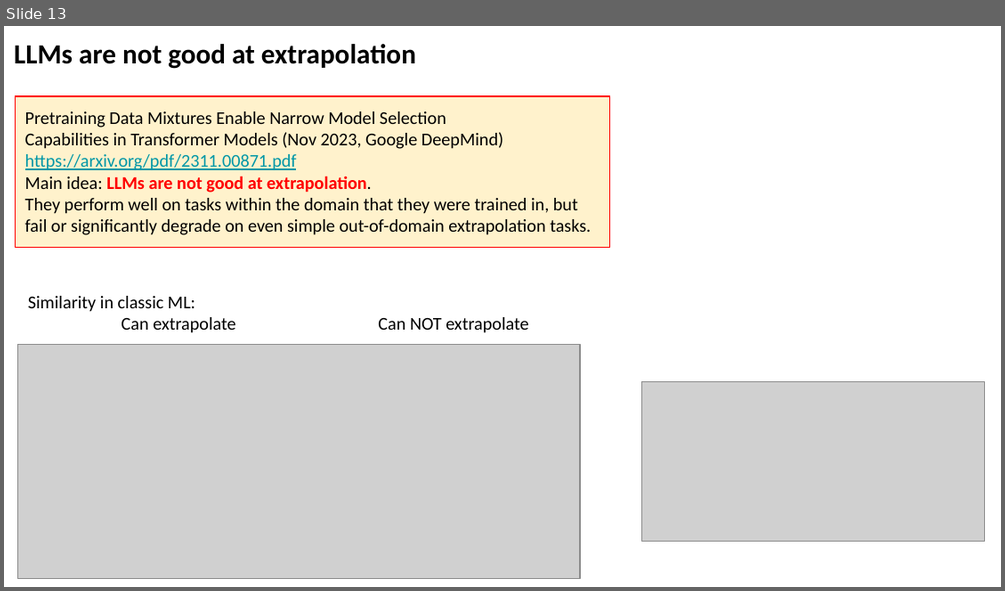
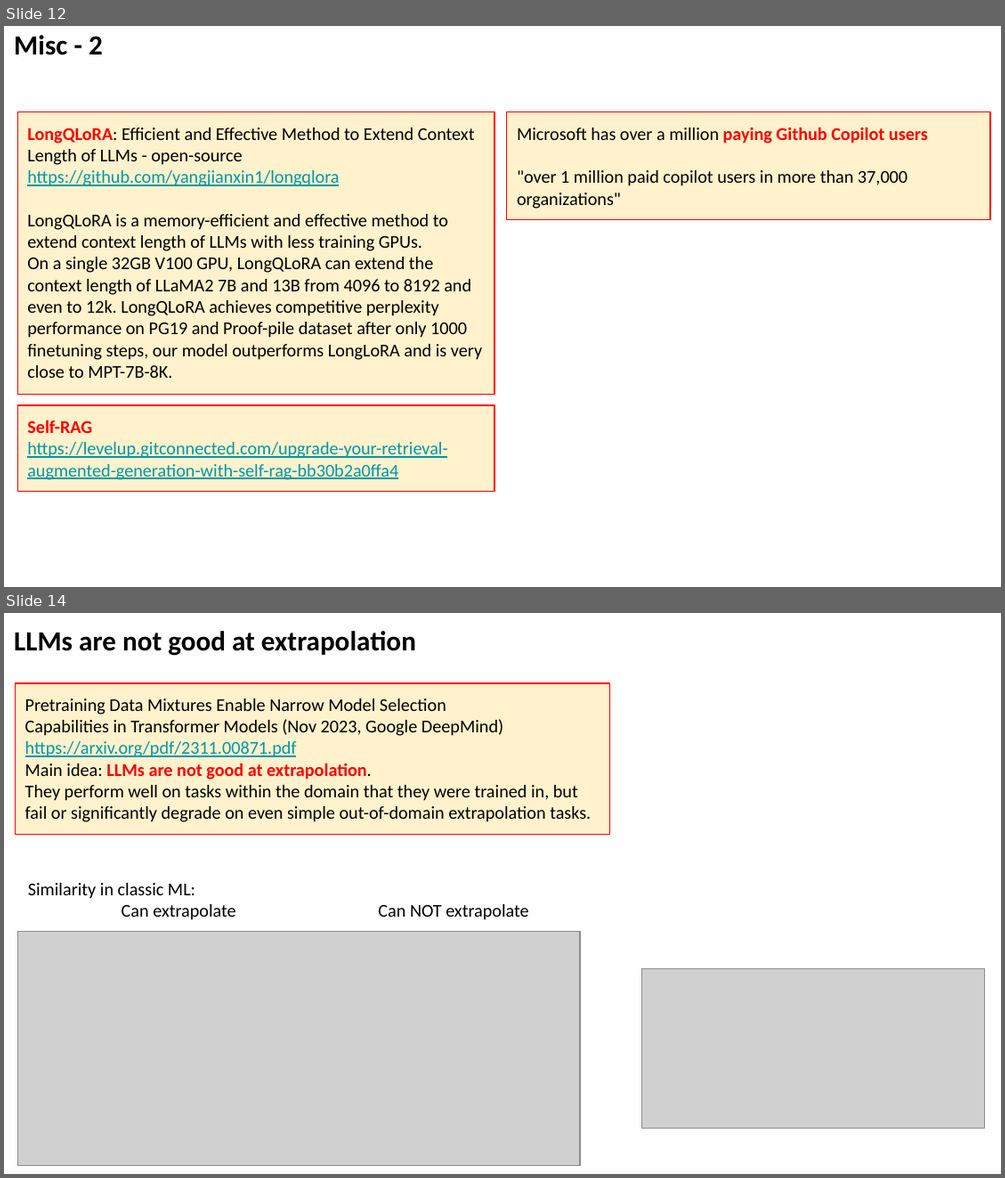
Before and after one commit to vitalmix/seminar, a slide deck: 2023/2023-11-10-AI-Updates.pptx. Shown one above the other, each under a label of ours: slide 13 before the commit, slides 12 and 14 after it; the slides between them are not shown. The pictures are 1005x591 and 1005x1178 pixels, drawn with LibreOffice and Linux fonts; fonts in the diff are those of the drawing; grey boxes stand for pictures. Boxes give left, top, right and bottom in pixels: in the first picture for what was removed or moved away, otherwise in the second. Text is boxed around its words. In the diff, an @@ line names an element or a change of style, - is before the commit and + after.

```diff
--- a/2023/2023-11-10-AI-Updates.pptx
+++ b/2023/2023-11-10-AI-Updates.pptx
@@ slide 12 added at (4, 26, 1001, 587), background #FFFFFF @@
@@ text added at (14, 35, 103, 55), 20 pt, text #000000, bold @@
+Misc - 2
@@ rectangle added at (18, 111, 494, 394), fill #FFF2CC, outline #FF0000 0.75 pt, 13 pt, text #000000 @@
+LongQLoRA: Efficient and Effective Method to Extend Context Length of LLMs - open-source
+https://github.com/yangjianxin1/longqlora
+LongQLoRA is a memory-efficient and effective method to extend context length of LLMs with less training GPUs.
+On a single 32GB V100 GPU, LongQLoRA can extend the context length of LLaMA2 7B and 13B from 4096 to 8192 and even to 12k. LongQLoRA achieves competitive perplexity performance on PG19 and Proof-pile dataset after only 1000 finetuning steps, our model outperforms LongLoRA and is very close to MPT-7B-8K.
@@ rectangle added at (506, 111, 990, 219), fill #FFF2CC, outline #FF0000 0.75 pt, 13 pt, text #000000 @@
+Microsoft has over a million paying Github Copilot users
+"over 1 million paid copilot users in more than 37,000 organizations"
@@ rectangle added at (18, 405, 494, 491), fill #FFF2CC, outline #FF0000 0.75 pt, 13 pt, text #0097A7, underline @@
+Self-RAG
+https://levelup.gitconnected.com/upgrade-your-retrieval-augmented-generation-with-self-rag-bb30b2a0ffa4
@@ what was slide 13 is now slide 14 @@
```
Also in this commit, not shown: 3 slides changed.
